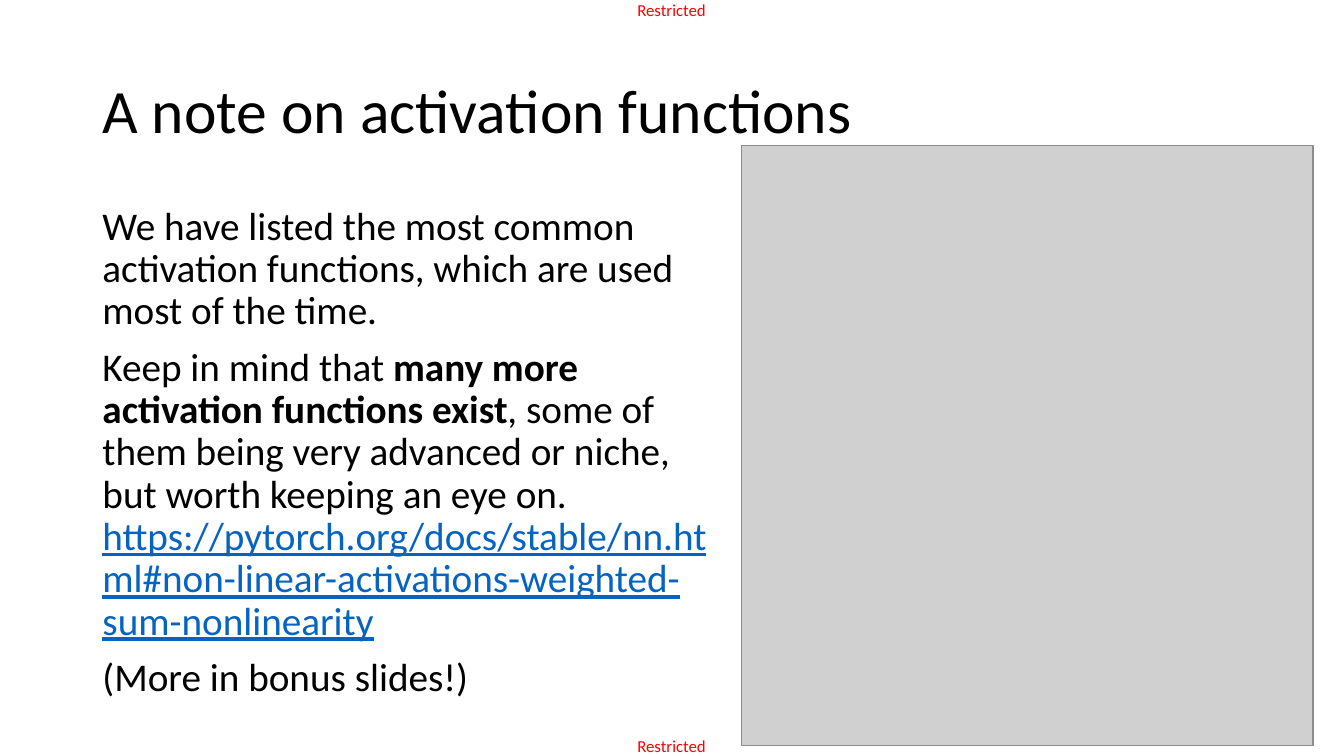
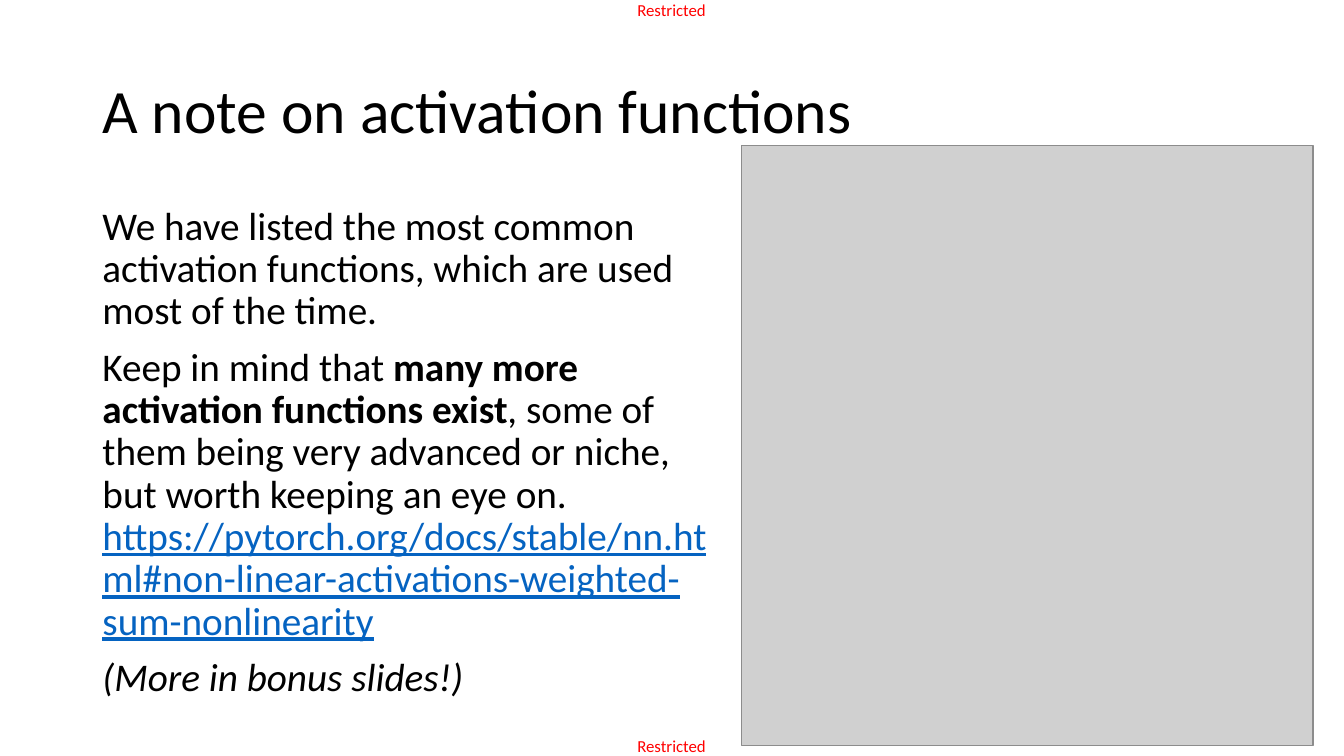
Before and after one commit to matthieudemari/SUTD_DL_50_039, a slide deck: slide 77 of W2/1. W2S1 final/W2S1.pptx. Drawn at 1344x756 pixels with LibreOffice and Linux fonts; fonts in the diff are those of the drawing; grey boxes stand for pictures. Boxes give left, top, right and bottom in pixels: in the first picture for what was removed or moved away, otherwise in the second. Text is boxed around its words. In the diff, an @@ line names an element or a change of style, - is before the commit and + after.

```diff
--- a/W2/1. W2S1 final/W2S1.pptx
+++ b/W2/1. W2S1 final/W2S1.pptx
@@ text at [102,662,463,697]: italic on in "(More in bonus slides!)" @@
```
Also in this commit, not shown: 15 other slides changed, 6 other files.
